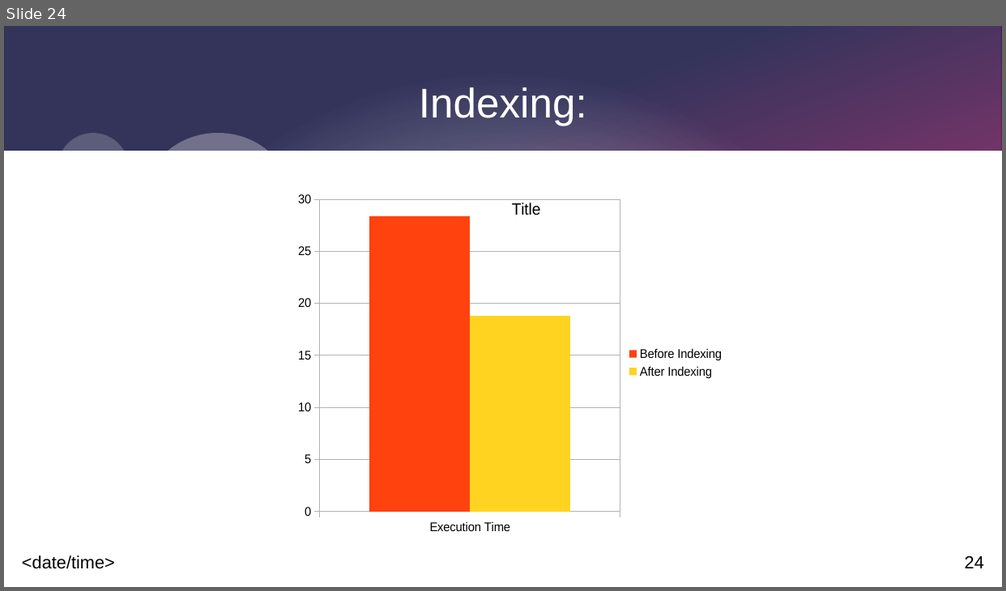
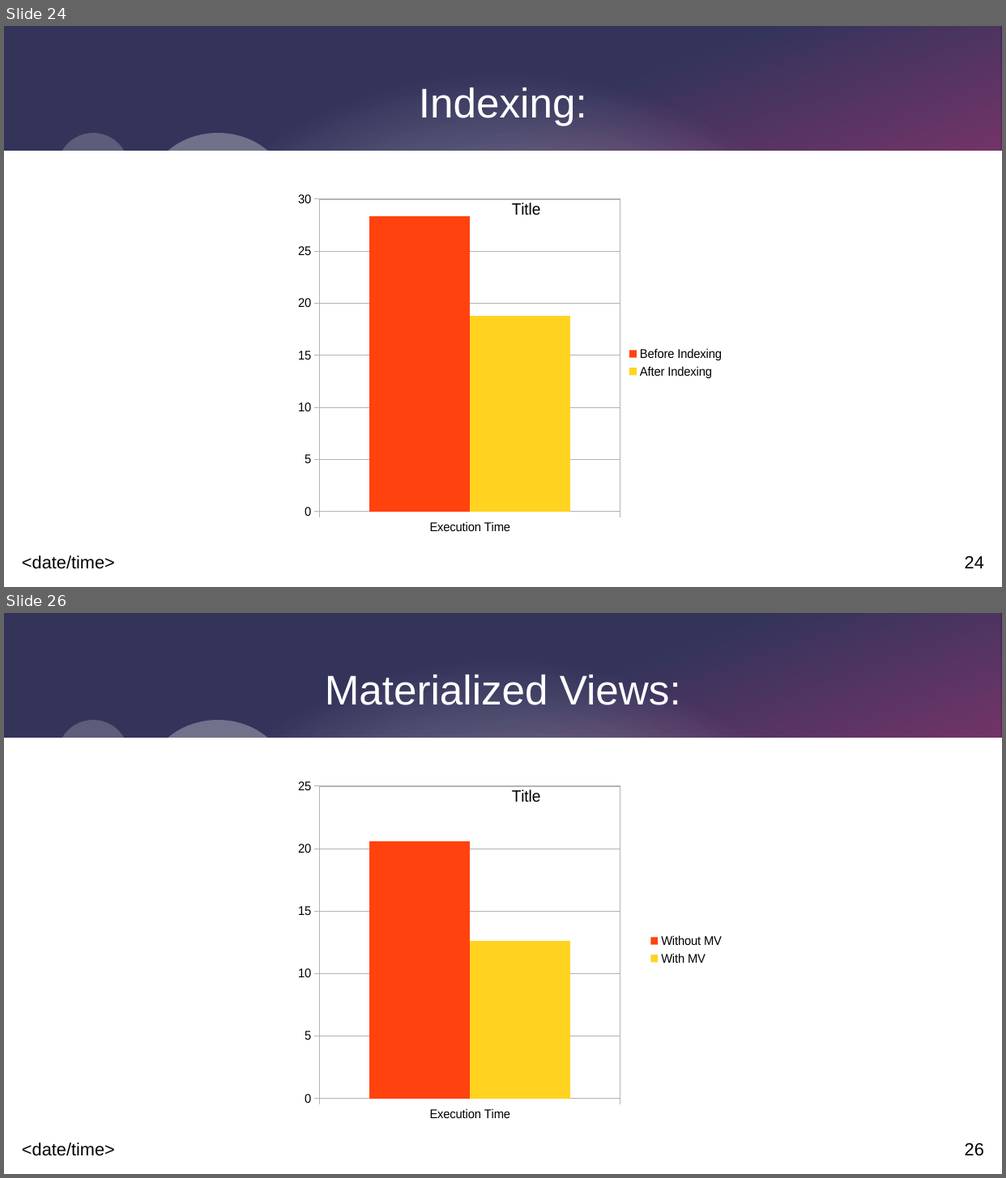
Before and after one commit to hamzaaldabe/QueryPerformanceAnalysis, a slide deck: QueryPerformanceAnalysis.odp. Shown one above the other, each under a label of ours: slide 24 before the commit, slides 24 and 26 after it; the slides between them are not shown. The pictures are 1006x591 and 1006x1178 pixels, drawn with LibreOffice and Linux fonts; fonts in the diff are those of the drawing. Boxes give left, top, right and bottom in pixels: in the first picture for what was removed or moved away, otherwise in the second. Text is boxed around its words. In the diff, an @@ line names an element or a change of style, - is before the commit and + after.

```diff
--- a/QueryPerformanceAnalysis.odp
+++ b/QueryPerformanceAnalysis.odp
@@ slide 26 added at box(4, 613, 1002, 1174), background #FFFFFF; not listed: 9 template elements that a slide beside it also shows @@
@@ title added at box(325, 675, 681, 705), 33 pt, text #FFFFFF @@
+Materialized Views:
@@ column chart added at box(298, 772, 733, 1128) @@
+title "Title"
+categories: Execution Time
+Without MV: 20.6
+With MV: 12.6
```
Also in this commit, not shown: 2 other slides added, 1 slide removed.
